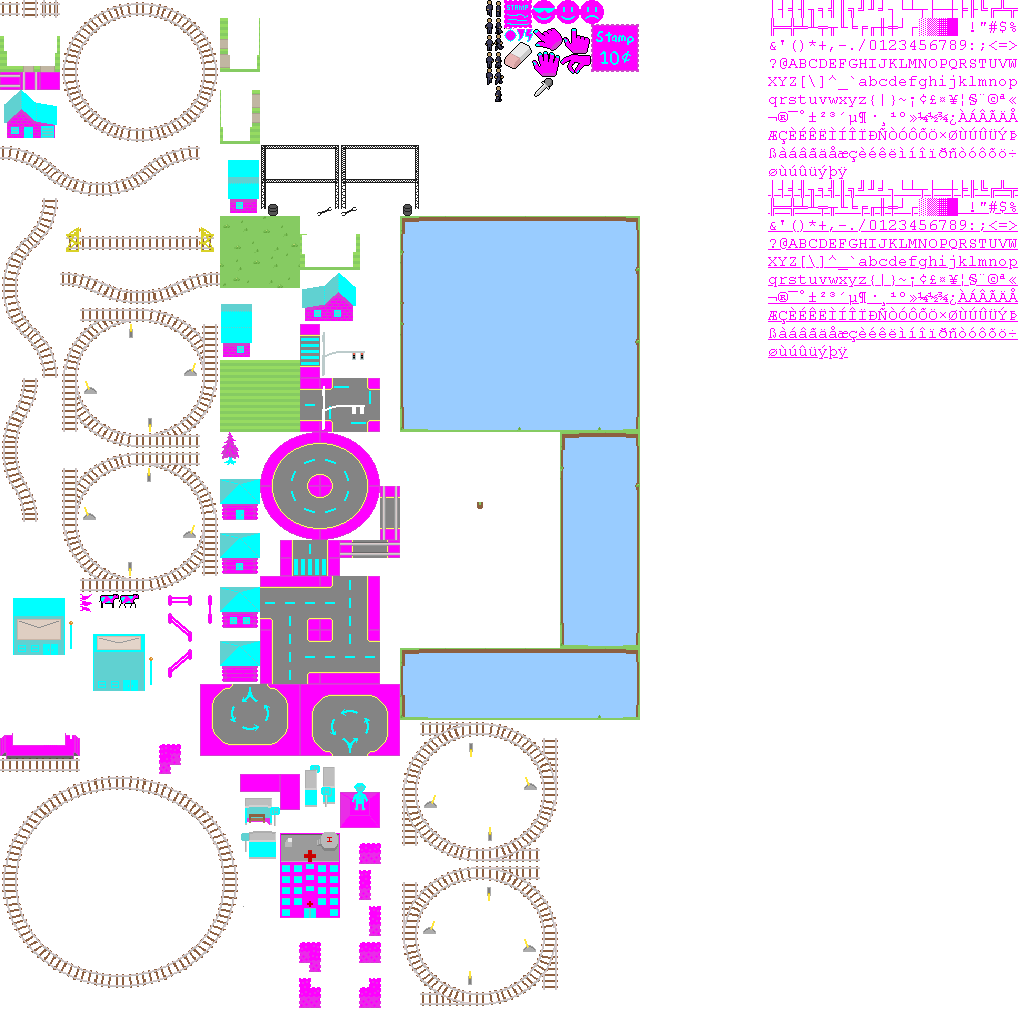
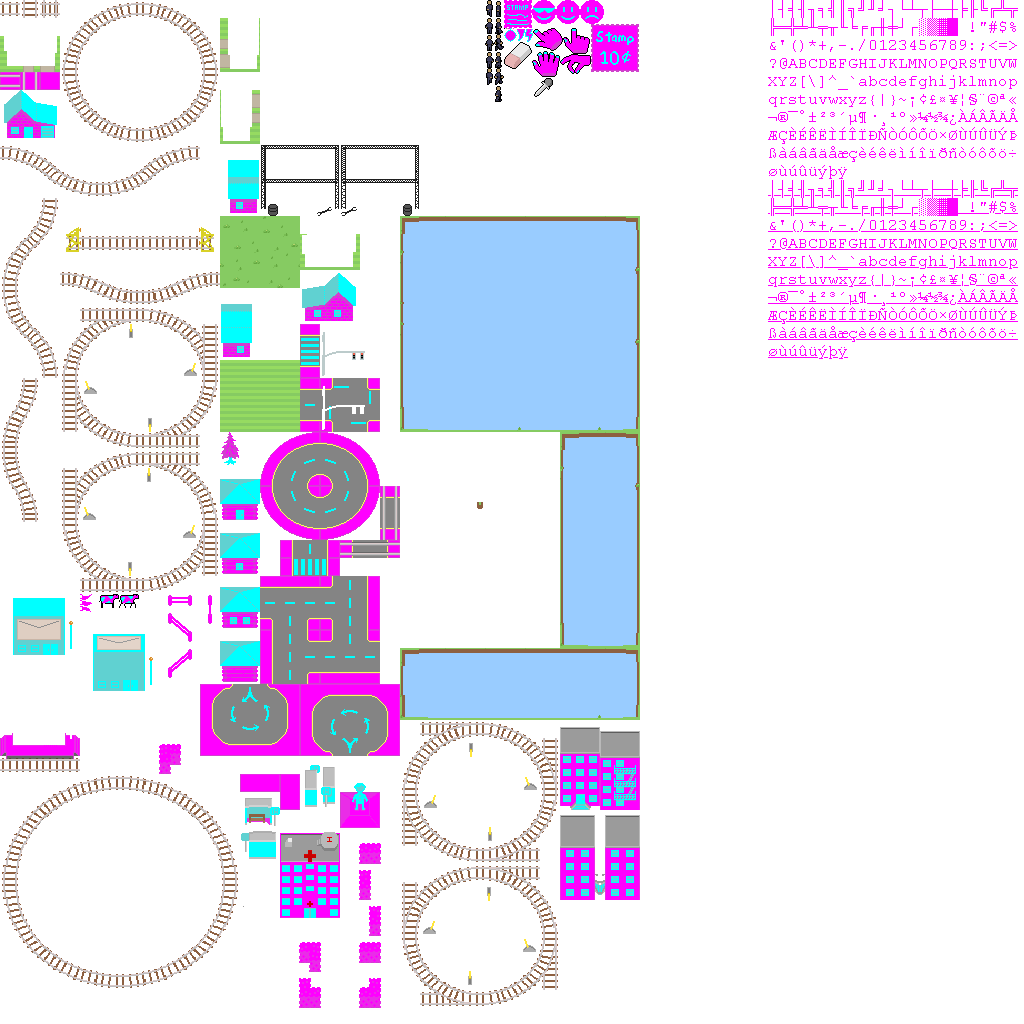
Before/after of a 1024×1024 layered artwork. What changed in the layer stack:
painted on "base.png copy" over [560, 727, 640, 900]
